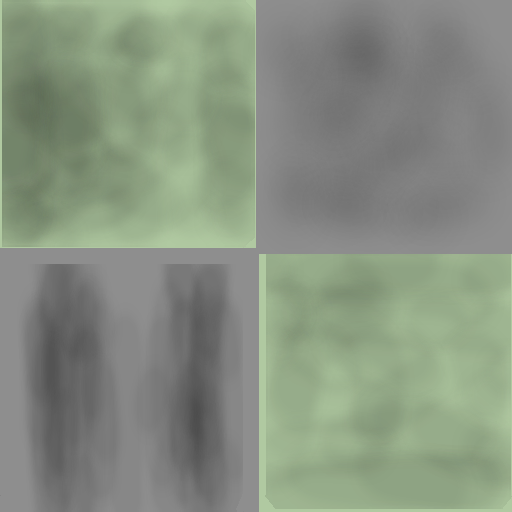
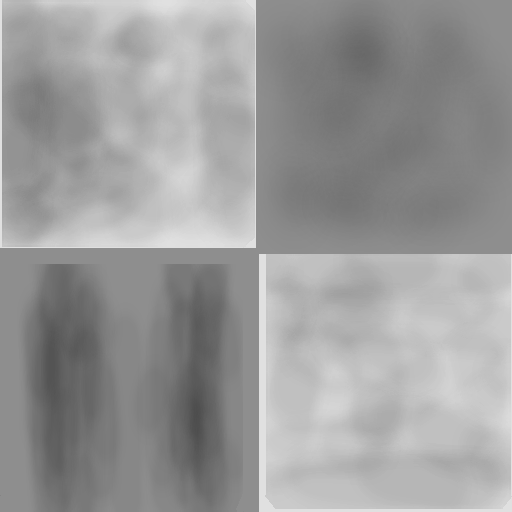
Layered file, before and after one edit (512x512). Changes by layer:
painted on "rover-lander-door.png #1" over [left=0, top=0, right=512, bottom=512]
